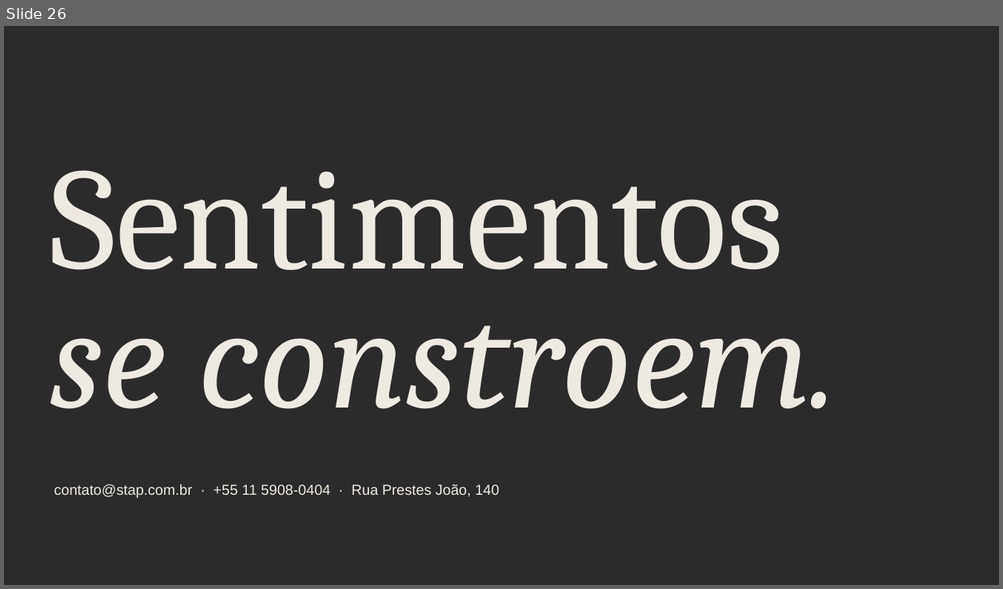
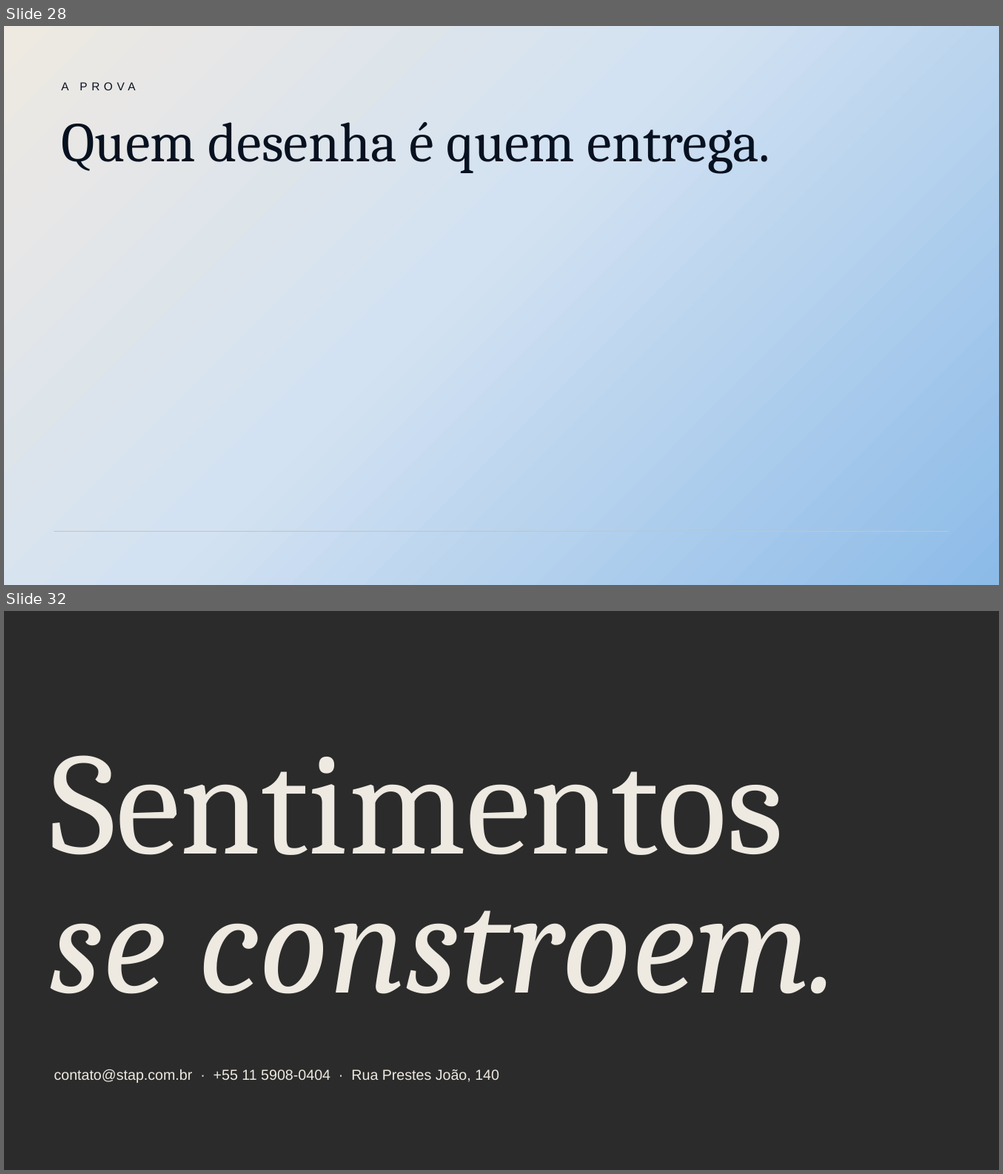
Before and after one commit to kcooyakawa/STAP-HUB, a slide deck: assets/templates/Stap_Template_Apresentacao_2026.pptx. Shown one above the other, each under a label of ours: slide 26 before the commit, slides 28 and 32 after it; the slides between them are not shown. The pictures are 1003x589 and 1003x1174 pixels, drawn with LibreOffice and Linux fonts; fonts in the diff are those of the drawing; background and template pictures are left out; a plain dark background stands for a picture behind light text. Boxes give left, top, right and bottom in pixels: in the first picture for what was removed or moved away, otherwise in the second. Text is boxed around its words. In the diff, an @@ line names an element or a change of style, - is before the commit and + after.

```diff
--- a/assets/templates/Stap_Template_Apresentacao_2026.pptx
+++ b/assets/templates/Stap_Template_Apresentacao_2026.pptx
@@ slide 28 added at [4,26,999,585], background gradient #EEE9E1 to #D3E2F2 to #8CBBE8 @@
@@ text added at [61,82,135,90], 11 pt, text #07111F @@
+A PROVA
@@ title added at [61,122,770,173], 54 pt, text #07111F @@
+Quem desenha é quem entrega.
@@ line added from (54, 532) to (948, 532), #C9C4BB 0.75 pt @@
@@ what was slide 26 is now slide 32 @@
```
Also in this commit, not shown: 3 slides changed, 5 other slides added, 9 other files.
